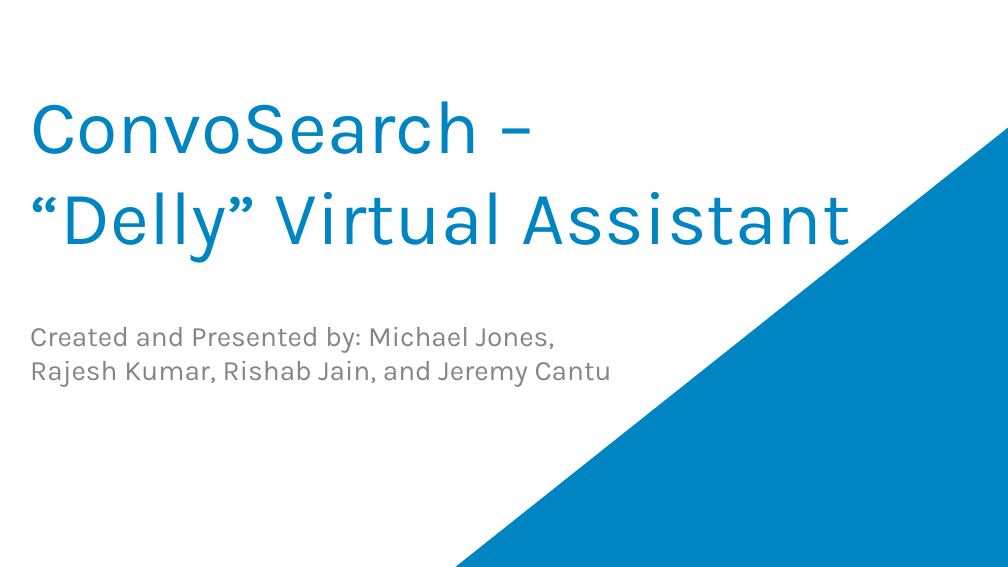
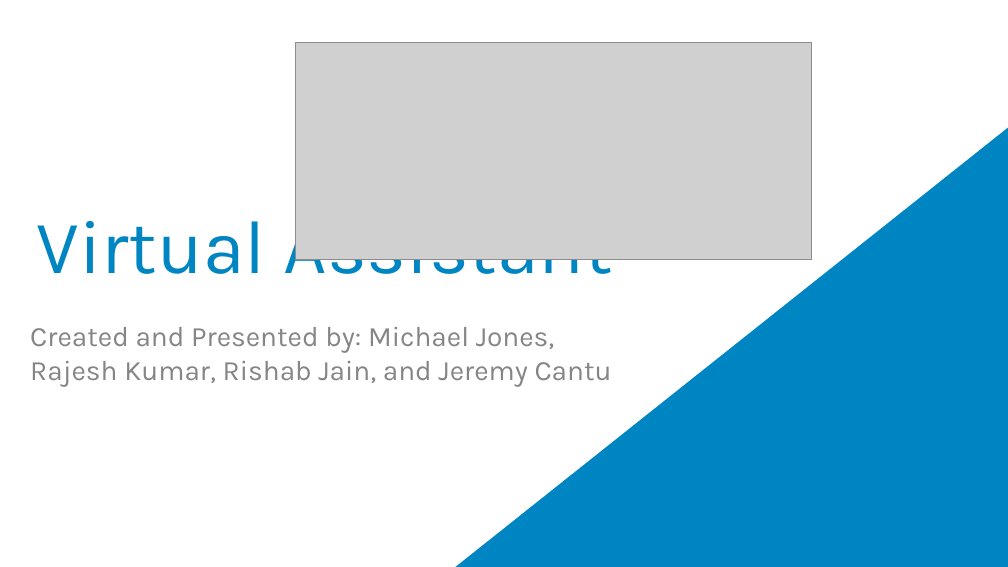
Before and after one commit to mikesterific/delly, a slide deck: slide 1 of PresentationContent/ConvoSearch_Final.pptx. Drawn at 1008x567 pixels with LibreOffice and Linux fonts; fonts in the diff are those of the drawing; grey boxes stand for pictures; background and template pictures are left out. Boxes give left, top, right and bottom in pixels: in the first picture for what was removed or moved away, otherwise in the second. Text is boxed around its words. In the diff, an @@ line names an element or a change of style, - is before the commit and + after.

Commit message:
Updated PowerPoint

```diff
--- a/PresentationContent/ConvoSearch_Final.pptx
+++ b/PresentationContent/ConvoSearch_Final.pptx
@@ picture added at bbox=[295, 42, 811, 260] @@
@@ title at bbox=[37, 205, 613, 292]: text changed @@
-ConvoSearch –
-“Delly” Virtual Assistant
+Virtual Assistant
```
